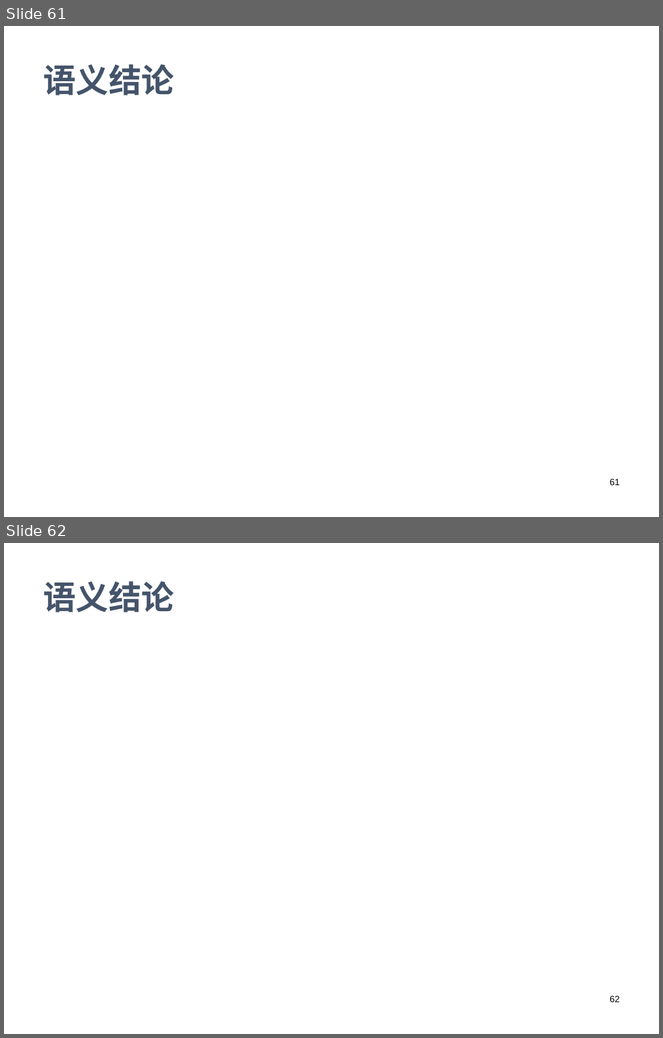
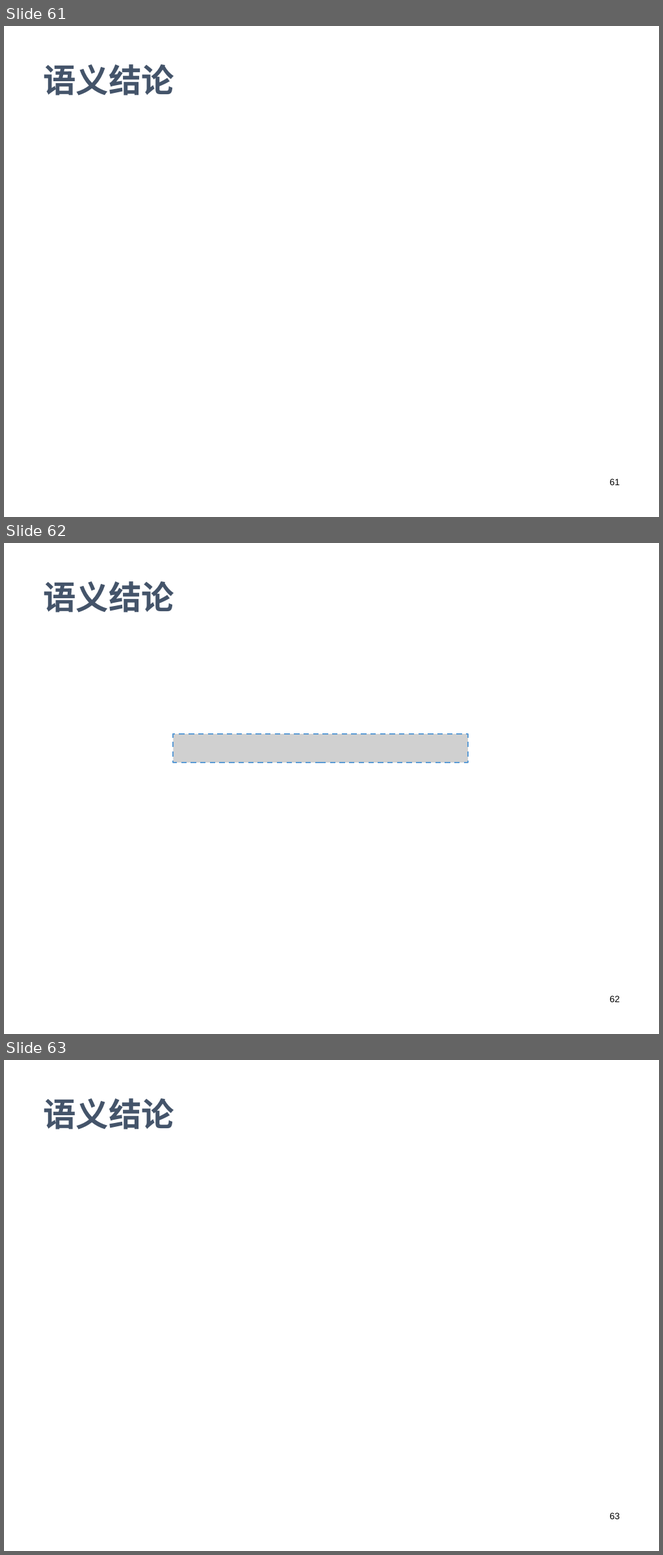
Before and after one commit to gecunjing/gecunjing.github.io, a slide deck: IP/2025/pre_FOL.pptx. Shown one above the other, each under a label of ours: slides 61 and 62 before the commit, slides 61, 62 and 63 after it. The pictures are 663x1038 and 663x1555 pixels, drawn with LibreOffice and Linux fonts; fonts in the diff are those of the drawing; grey boxes stand for pictures; background and template pictures are left out. Boxes give left, top, right and bottom in pixels: in the first picture for what was removed or moved away, otherwise in the second. Text is boxed around its words. In the diff, an @@ line names an element or a change of style, - is before the commit and + after.

```diff
--- a/IP/2025/pre_FOL.pptx
+++ b/IP/2025/pre_FOL.pptx
@@ slide 62 added at bbox=[4, 543, 659, 1034], background #FFFFFF @@
@@ title added at bbox=[43, 581, 174, 613], 36 pt, text #44546A, bold @@
+语义结论
@@ picture added at bbox=[173, 734, 468, 763] @@
@@ page number added at bbox=[610, 996, 620, 1003], 10 pt, text #000000 @@
+62
@@ what was slide 62 is now slide 63 @@
@@ page number at bbox=[610, 1513, 620, 1520]: text changed @@
-62
+63
```
Also in this commit, not shown: 1 slide changed, 4 other files.
